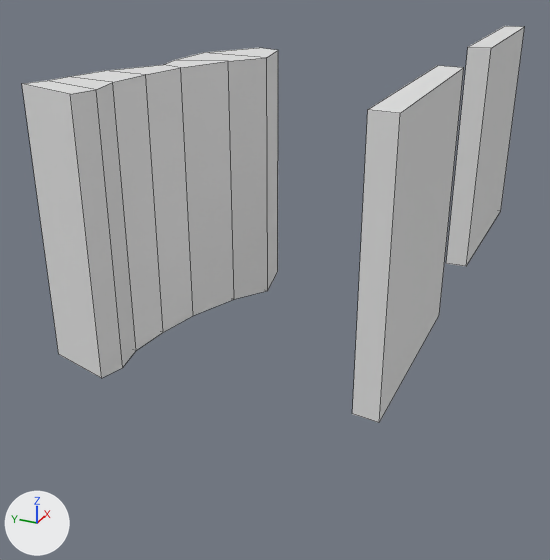
One commit to the Blender file src/art_src/mapTiles.blend: the scene before it, then after it.
Both versions are drawn from a 50 mm lens placed at (-3.39, -0.57, 2.89), pointed at (2.37, 2.02, 0.01). Lighting does not change. The marker at lower left points along +X, +Y and +Z. Mesh edges are drawn as thin lines. The same objects are shown in both versions, whatever each file hides.
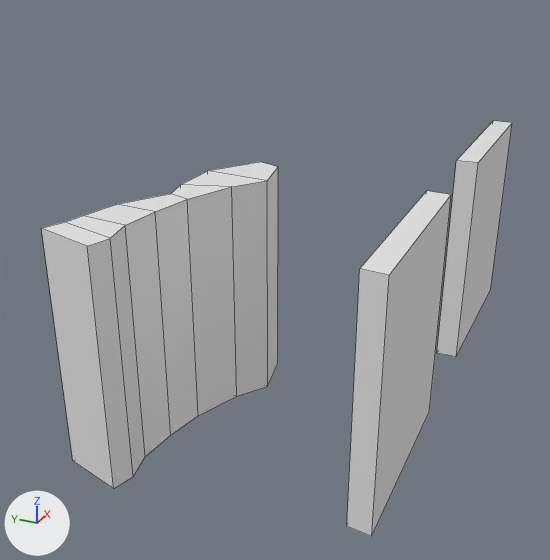
Location of each change, (x1, y1, x2, y2) in pixels of the pictures (550 x 560 px):
'Cube.003', mesh moved: before (22, 48, 278, 378); after (42, 162, 278, 489)
'Cube.001', mesh moved: before (352, 65, 464, 422); after (347, 191, 451, 536)
'Cube.002', mesh moved: before (446, 26, 525, 266); after (437, 121, 512, 357)

Diff of the bpy script that builds the scene:
```diff
--- a/src/art_src/mapTiles.blend.py
+++ b/src/art_src/mapTiles.blend.py
@@ me_cube_004 @@
 me_cube_004.from_pydata(...)  # 32 vertices, 30 faces; spans x -0.76..1.53, y -1.43..-0.46, z -1.0..1.0
 # used by ob_cube_003; location = (1.114, 3.421, 1.0)
+# me_cube_004 part 1: the whole mesh is moved by (0.0, 0.0, -0.99)
@@ me_cube_003 @@
 me_cube_003.from_pydata(...)  # 8 vertices, 6 faces; spans x -0.6..1.16, y -0.9..-0.67, z -1.0..1.0
 # used by ob_cube_002; location = (4.017, 1.362, 1.0)
+# me_cube_003 part 2: the whole mesh is moved by (0.0, 0.0, -0.99)
@@ me_cube_002 @@
 me_cube_002.from_pydata(...)  # 8 vertices, 6 faces; spans x -0.54..1.15, y -0.86..-0.67, z -1.0..1.0
 # used by ob_cube_001; location = (1.177, 1.362, 1.0)
+# me_cube_002 part 3: the whole mesh is moved by (0.0, 0.0, -0.96)
```
